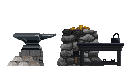
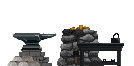
Revision of a layered (134, 66) image; what changed, layer by layer:
painted on "AnvilBlock" over bbox(21, 51, 52, 66)
